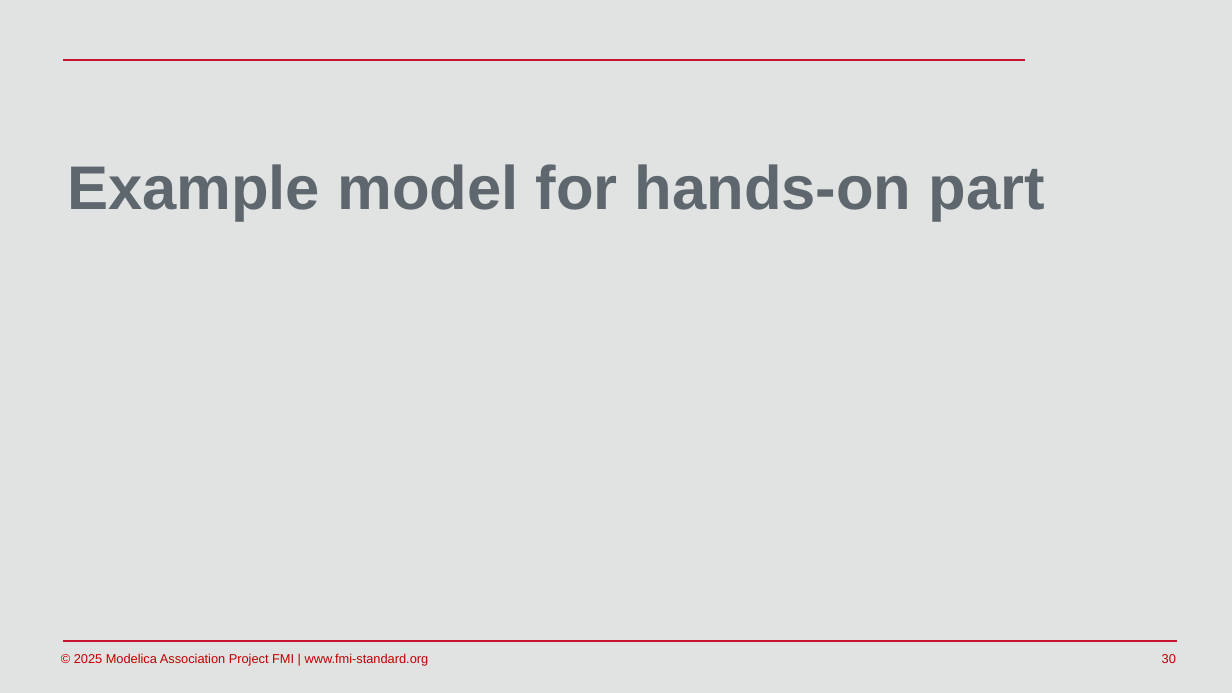
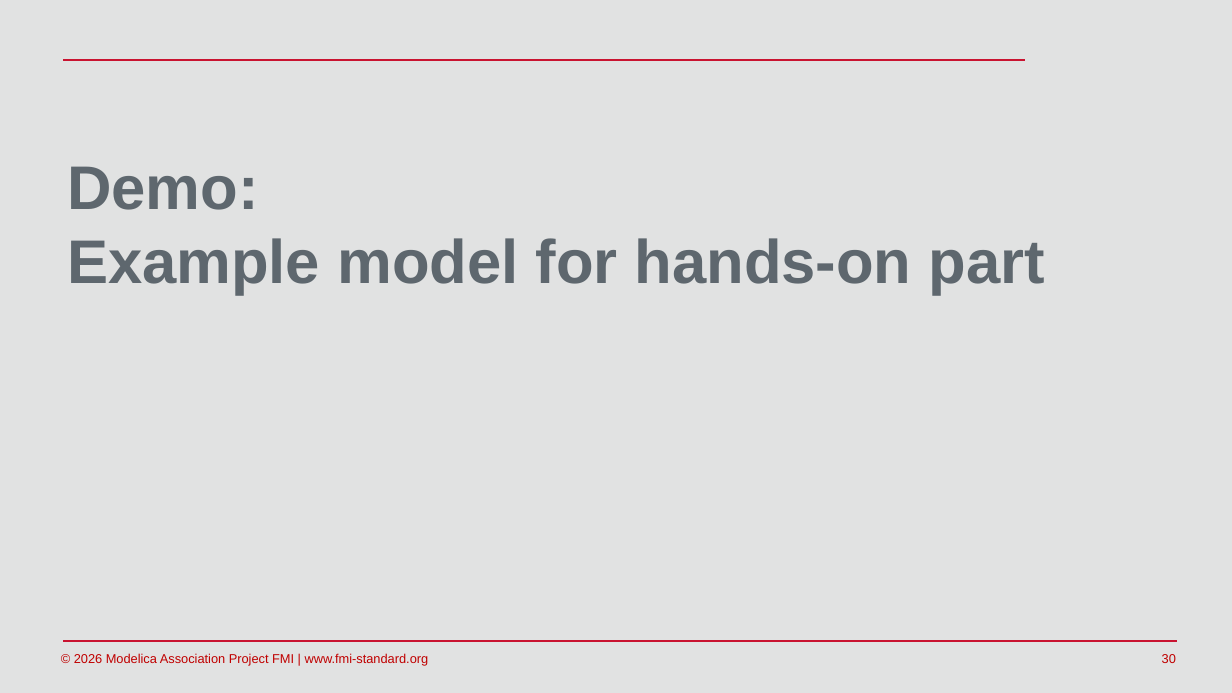
Before and after one commit to modelica/fmi-beginners-tutorial-2026, a slide deck: slide 30 of part1/Introduction-to-FMI.pptx. Drawn at 1232x693 pixels with LibreOffice and Linux fonts; fonts in the diff are those of the drawing; background and template pictures are left out. Boxes give left, top, right and bottom in pixels: in the first picture for what was removed or moved away, otherwise in the second. Text is boxed around its words. In the diff, an @@ line names an element or a change of style, - is before the commit and + after.

Commit message:
update part 1

```diff
--- a/part1/Introduction-to-FMI.pptx
+++ b/part1/Introduction-to-FMI.pptx
@@ text at <box>67,166,1045,294</box>: text changed @@
-Example model for hands-on part
+Demo:
+Example model for hands-on part
@@ text at <box>74,653,429,666</box>: text changed @@
-© 2025 Modelica Association Project FMI | www.fmi-standard.org
+© 2026 Modelica Association Project FMI | www.fmi-standard.org
```
Also in this commit, not shown: 33 other slides changed, 1 other file.
